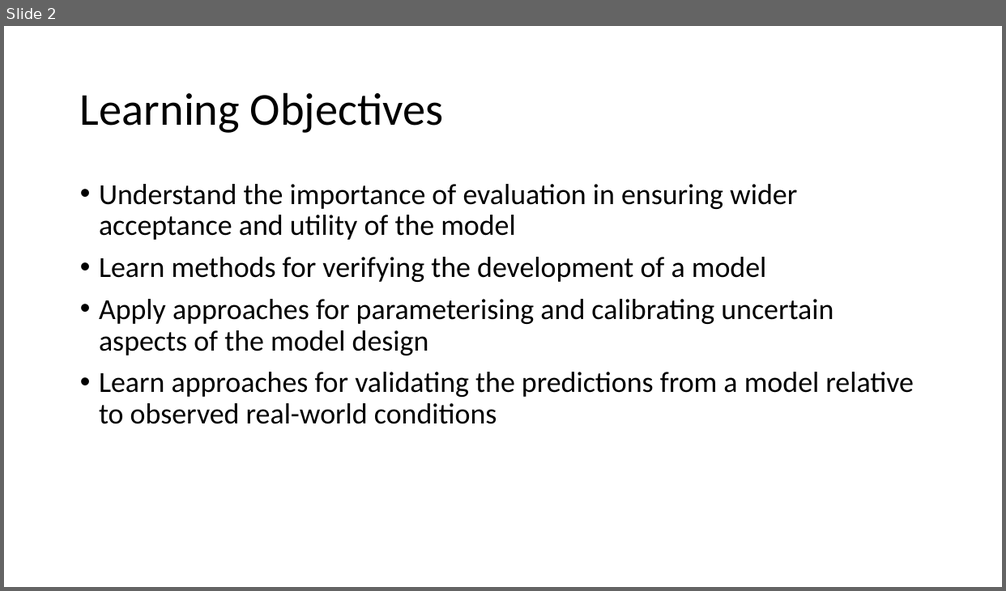
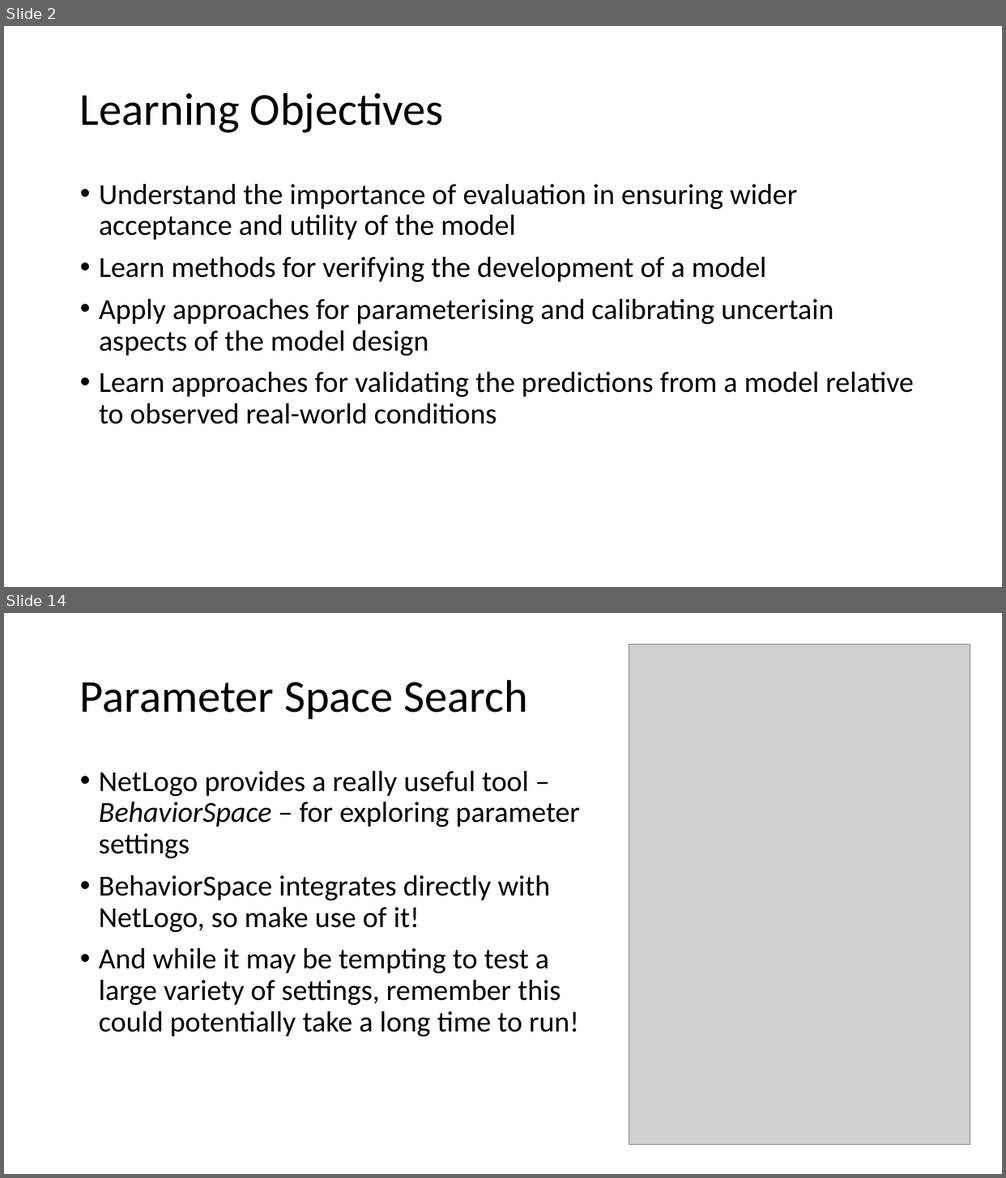
Before and after one commit to abmgis/abmgis, a slide deck: Chapter10-EvaluatingModels/Chapter10.pptx. Shown one above the other, each under a label of ours: slide 2 before the commit, slides 2 and 14 after it; the slides between them are not shown. The pictures are 1006x591 and 1006x1178 pixels, drawn with LibreOffice and Linux fonts; fonts in the diff are those of the drawing; grey boxes stand for pictures. Boxes give left, top, right and bottom in pixels: in the first picture for what was removed or moved away, otherwise in the second. Text is boxed around its words. In the diff, an @@ line names an element or a change of style, - is before the commit and + after.

```diff
--- a/Chapter10-EvaluatingModels/Chapter10.pptx
+++ b/Chapter10-EvaluatingModels/Chapter10.pptx
@@ slide 14 added at bbox=[4, 613, 1002, 1174], background #FFFFFF @@
@@ picture added at bbox=[629, 645, 970, 1144] @@
@@ title added at bbox=[80, 679, 527, 719], 44 pt, text #000000 @@
+Parameter Space Search
@@ text added at bbox=[99, 771, 580, 1037], 28 pt, text #000000 @@
+• NetLogo provides a really useful tool – BehaviorSpace – for exploring parameter settings
+• BehaviorSpace integrates directly with NetLogo, so make use of it!
+• And while it may be tempting to test a large variety of settings, remember this could potentially take a long time to run!
```
Also in this commit, not shown: 2 slides changed, 12 other slides added, 1 slide removed.
